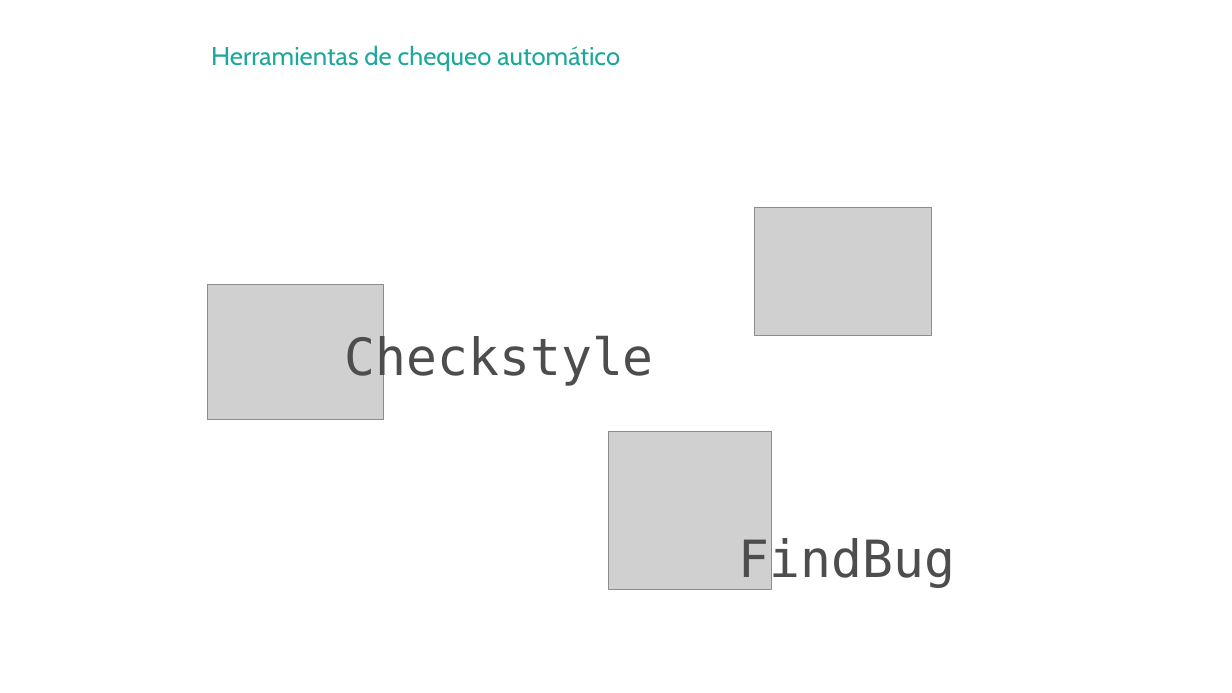
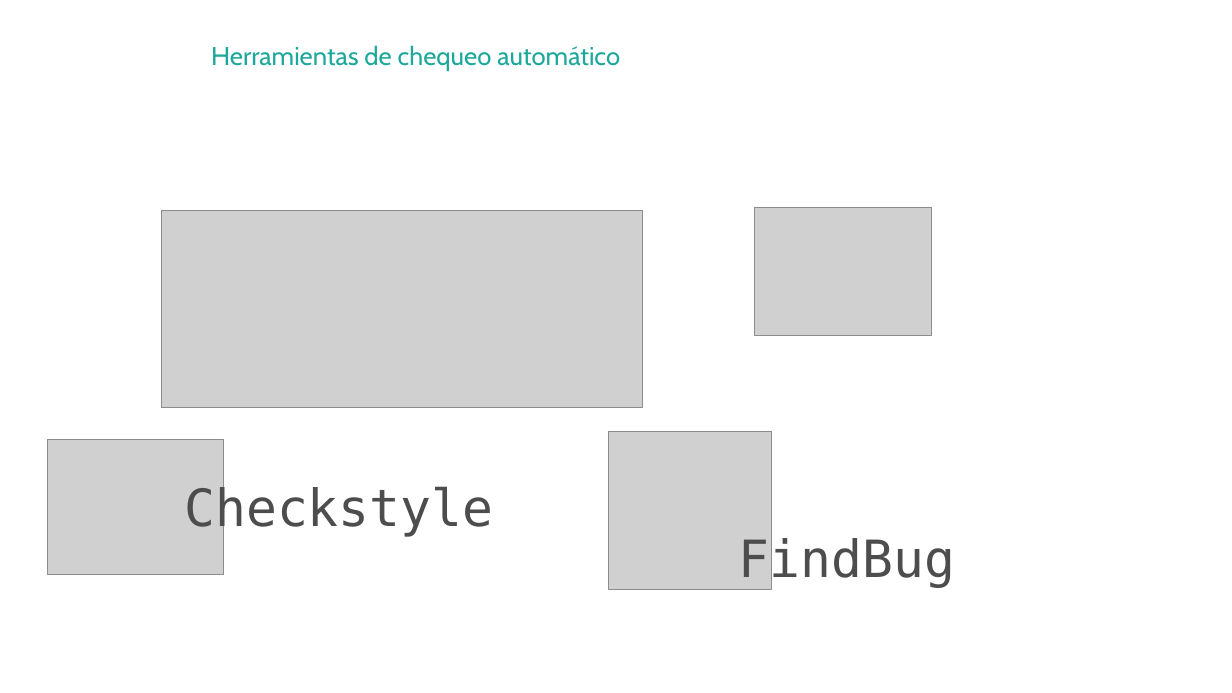
Before and after one commit to hexacta/HexactaLabs-NET, a slide deck: slide 83 of Presentaciones/2 - CleanCode.pptx (slide 85 before the commit). Drawn at 1232x693 pixels with LibreOffice and Linux fonts; fonts in the diff are those of the drawing; grey boxes stand for pictures; background and template pictures are left out. Boxes give left, top, right and bottom in pixels: in the first picture for what was removed or moved away, otherwise in the second. Text is boxed around its words. In the diff, an @@ line names an element or a change of style, - is before the commit and + after.

```diff
--- a/Presentaciones/2 - CleanCode.pptx
+++ b/Presentaciones/2 - CleanCode.pptx
@@ picture added at <box>162,210,643,408</box> @@
@@ picture: place and size @@
-picture at <box>208,285,384,420</box>
+picture at <box>47,440,223,575</box>
@@ text "Checkstyle": place and size @@
-text "Checkstyle" at <box>345,334,654,386</box>
+text "Checkstyle" at <box>184,485,493,537</box>
```
Also in this commit, not shown: 5 other slides changed, 15 slides added, 17 slides removed, 1 other file.
